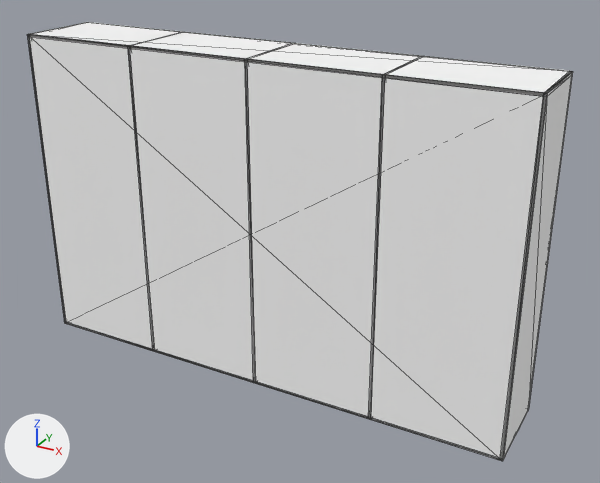
Before and after pictures for a commit that changed the glTF model wardrobe_product.glb.
Camera for both pictures: a camera (50 mm lens) standing at (4.51, -4.26, 3.41) and looking at (1.97, 0.37, 1.09). Arrows for +X, +Y and +Z are at lower left; the lights stay in place. The older version comes first. Mesh edges are drawn as thin lines. Where no turn or scale is listed for an object, it has been applied to the vertices.

In view in the first picture: 'Back', 'Bottom', 'End_left', 'End_right', 'Top', 'Upright_1', 'Upright_2', 'Upright_3' and 1 more.
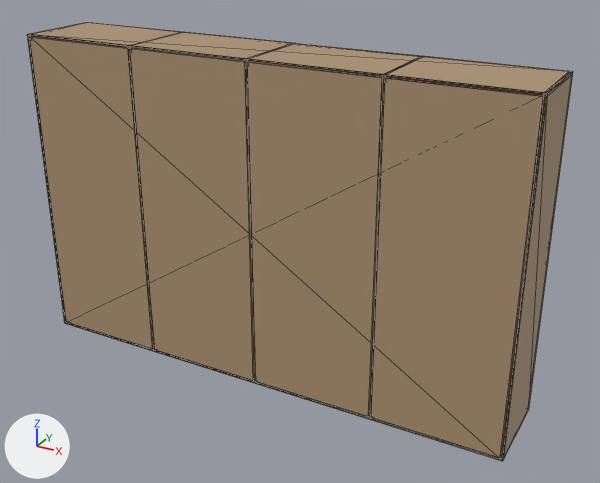
Location of each change, (x1, y1, x2, y2) in pixels of the pictures (600 x 483 px):
```json
{"object": "Back", "change": "recoloured", "before": [27, 34, 547, 461], "after": [27, 34, 547, 461], "on screen": "white to beige"}
{"object": "Top", "change": "recoloured", "before": [27, 22, 573, 97], "after": [27, 22, 573, 97], "on screen": "white to beige"}
{"object": "End_right", "change": "recoloured", "before": [500, 71, 573, 460], "after": [500, 71, 573, 460], "on screen": "white to beige"}
{"object": "Upright_3", "change": "recoloured", "before": [369, 56, 424, 419], "after": [369, 56, 424, 419]}
{"object": "Upright_2", "change": "recoloured", "before": [245, 43, 295, 383], "after": [245, 43, 295, 383]}
{"object": "Upright_1", "change": "recoloured", "before": [128, 32, 181, 351], "after": [128, 32, 181, 351]}
{"object": "End_left", "change": "recoloured", "before": [28, 22, 86, 322], "after": [28, 22, 86, 322]}
{"object": "Bottom", "change": "recoloured", "before": [66, 323, 502, 461], "after": [66, 323, 502, 461]}
```

Edits to the scene script, one JSON object a line:
```json
{"op": "set", "path": "mat_oak_interior.base_color", "old": "(1.0, 1.0, 1.0)", "new": "(0.42, 0.29, 0.17)", "note": "white #ffffff -> beige #ad9373"}
```
